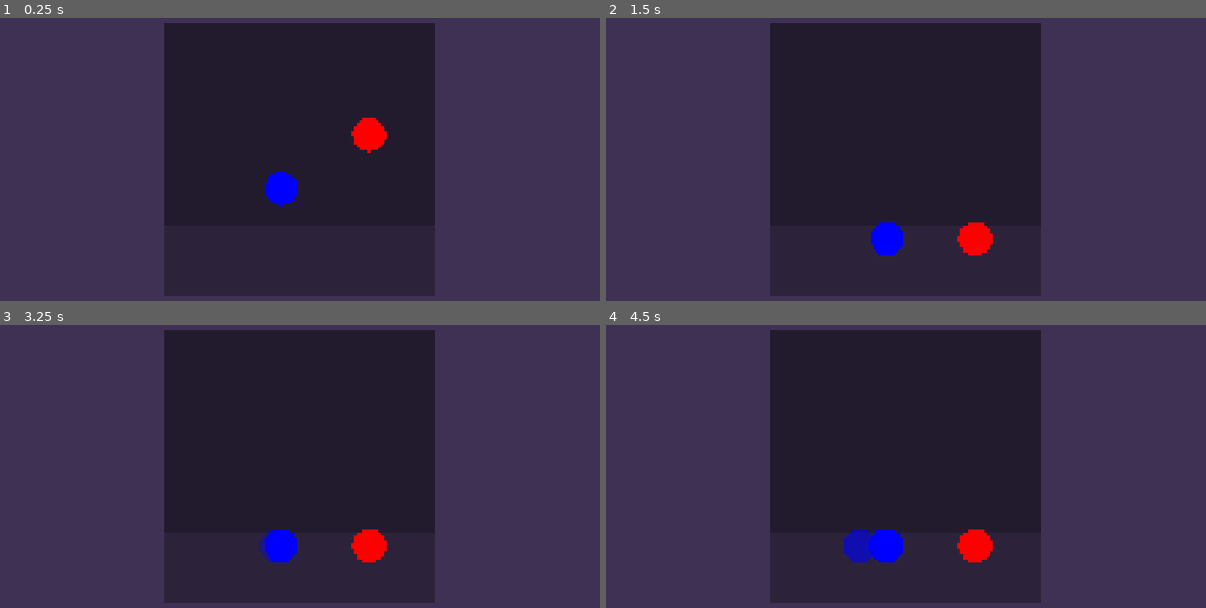
Above: before the commit, frames 1-4 (two rows, left to right).
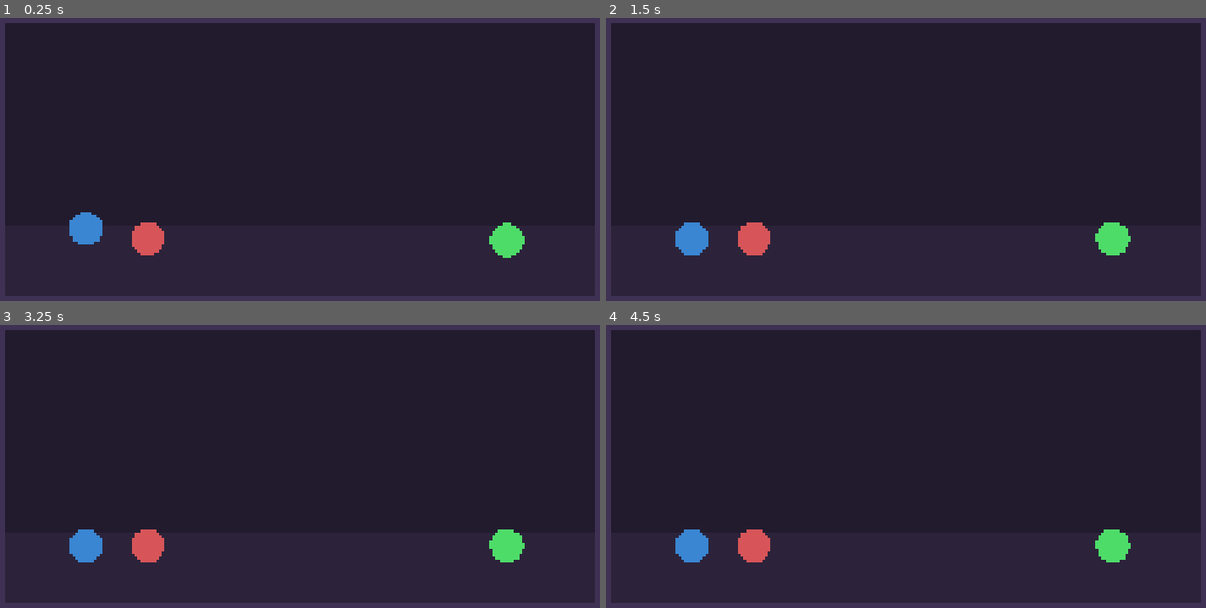
Above: after the commit, the same moments.

Repository: Z53-INCOMING/circular-present
Game: Godot game, scene res://world.tscn
Two runs of this game, one before a commit and one after it. Both use one fixed random seed, a clock stepped at 60 frames per second and the inputs below.
Inputs (mouse positions are in pixels of both pictures, inside the frame that each line leads up to):
- Up to frame 1 (0.25 s): no input
- Up to frame 2 (1.5 s): move the mouse to (1056, 139) at 0.52 s; hold Up (ui_up) 0.53-1.28 s; click (1056, 139) at 0.67 s; tap Enter at 1.25 s; move the mouse to (768, 179) at 1.27 s; hold Down (ui_down) from 1.28 s (still down)
- Up to frame 3 (3.25 s): tap Space at 2 s; move the mouse to (366, 381) at 2.02 s; release Down (ui_down) at 2.03 s; hold Up (ui_up) from 2.03 s (still down); tap Enter at 2.75 s; move the mouse to (264, 542) at 2.77 s; click (264, 542) at 2.92 s
- Up to frame 4 (4.5 s): tap Space at 3.5 s; move the mouse to (1110, 523) at 3.52 s; release Up (ui_up) at 3.53 s; hold Down (ui_down) from 3.53 s (still down); move the mouse to (702, 409) at 4.27 s

The runs differ from the first frame. In frame 1, 52% of the frame differs, in the area x 0-100%, y 1-99%; in frame 2, 52%; in frame 3, 52%; in frame 4, 53%.

Commit message:
larger room, third ball

Diff:
--- a/world.tscn
+++ b/world.tscn
@@ -16,7 +16,7 @@
 
 [node name="World" type="Node2D"]
 script = ExtResource("1_f3sb7")
-time_stiffness = 6.0
+time_stiffness = 36.0
 
 [node name="Background" type="ColorRect" parent="."]
 offset_right = 2560.0
@@ -24,16 +24,16 @@
 color = Color(0.244548, 0.193659, 0.323495, 1)
 
 [node name="BackWall" type="ColorRect" parent="."]
-offset_left = 768.0
+offset_left = 162.0
 offset_top = 208.0
-offset_right = 1792.0
+offset_right = 2398.0
 offset_bottom = 1232.0
 color = Color(0.135331, 0.105935, 0.180933, 1)
 
 [node name="Floor" type="ColorRect" parent="."]
-offset_left = 768.0
+offset_left = 162.0
 offset_top = 970.0
-offset_right = 1792.0
+offset_right = 2398.0
 offset_bottom = 1232.0
 color = Color(0.173615, 0.138266, 0.228454, 1)
 
@@ -46,11 +46,11 @@
 shape = SubResource("WorldBoundaryShape2D_f3sb7")
 
 [node name="LeftWall" type="CollisionShape2D" parent="Box"]
-position = Vector2(768, 530)
+position = Vector2(162, 530)
 shape = SubResource("WorldBoundaryShape2D_fj7yv")
 
 [node name="RightWall" type="CollisionShape2D" parent="Box"]
-position = Vector2(1792, 532)
+position = Vector2(2398, 532)
 shape = SubResource("WorldBoundaryShape2D_tlwt5")
 
 [node name="Ceiling" type="CollisionShape2D" parent="Box"]
@@ -58,9 +58,13 @@
 shape = SubResource("WorldBoundaryShape2D_aqk2v")
 
 [node name="CircularPresentObject" parent="." instance=ExtResource("2_fj7yv")]
-position = Vector2(1210, 686)
-color = Color(0, 0.00306129, 1, 1)
+position = Vector2(471, 838)
+color = Color(0.228265, 0.526167, 0.825856, 1)
 
 [node name="CircularPresentObject2" parent="." instance=ExtResource("2_fj7yv")]
-position = Vector2(1542, 481)
-color = Color(1, 0, 0, 1)
+position = Vector2(705, 900)
+color = Color(0.846222, 0.334068, 0.351221, 1)
+
+[node name="CircularPresentObject3" parent="." instance=ExtResource("2_fj7yv")]
+position = Vector2(2063, 881)
+color = Color(0.307913, 0.866588, 0.415482, 1)
